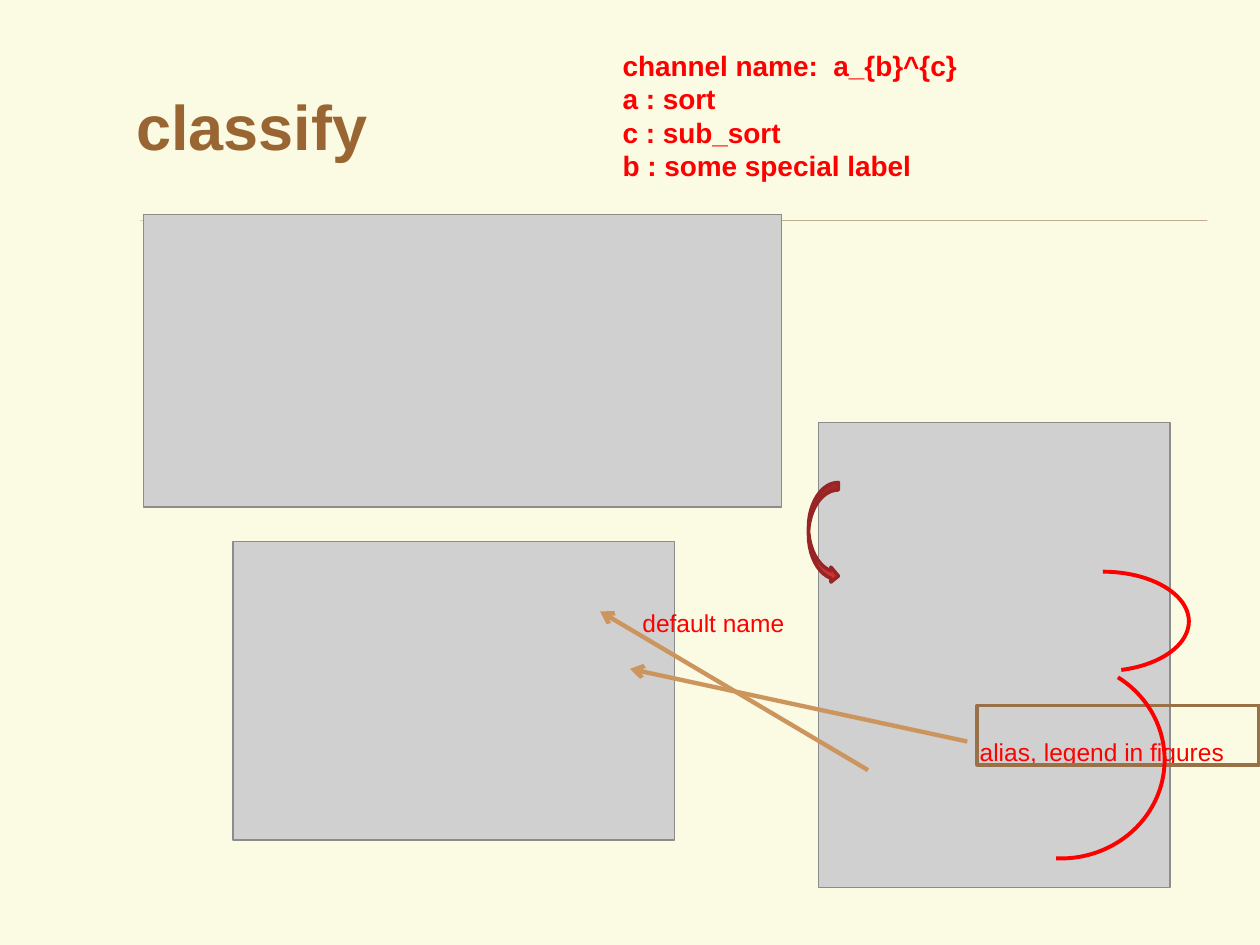
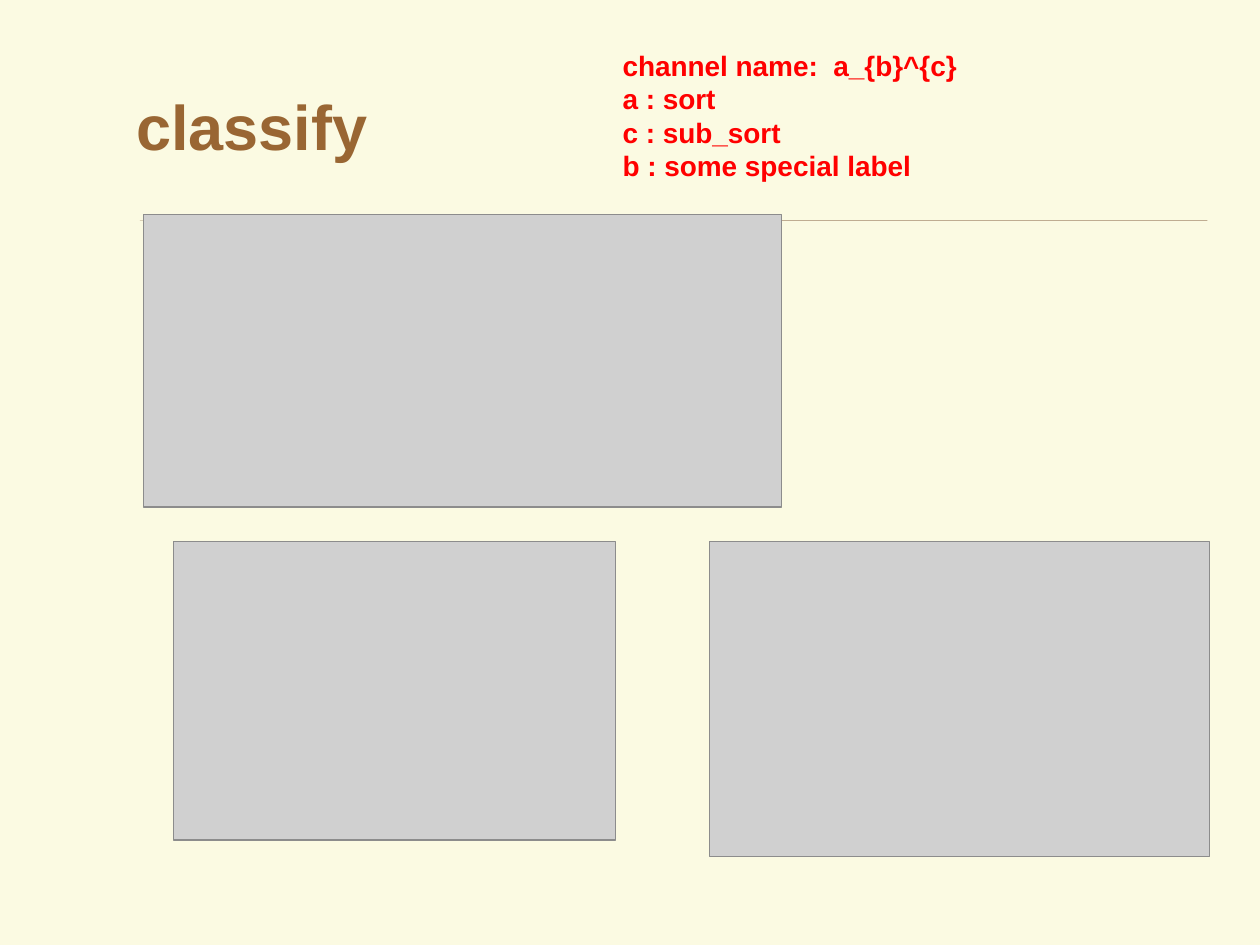
Before and after one commit to YancyW/BASDA, a slide deck: slide 27 of doc/BASDA_Introduction.pptx (slide 16 before the commit). Drawn at 1260x945 pixels with LibreOffice and Linux fonts; fonts in the diff are those of the drawing; grey boxes stand for pictures; background and template pictures are left out. Boxes give left, top, right and bottom in pixels: in the first picture for what was removed or moved away, otherwise in the second. Text is boxed around its words. In the diff, an @@ line names an element or a change of style, - is before the commit and + after.

```diff
--- a/doc/BASDA_Introduction.pptx
+++ b/doc/BASDA_Introduction.pptx
@@ curved right arrow removed at [809,483,839,583] @@
@@ picture: place and size @@
-picture at [233,542,675,840]
+picture at [174,542,616,840]
@@ picture: place and size @@
-picture at [819,423,1171,888]
+picture at [709,542,1210,857]
@@ arc (boxed as its full ellipse) removed at [1017,572,1189,672] @@
@@ arrow removed from (868, 770) to (600, 611) @@
@@ text removed at [642,612,784,637] @@
-default name
@@ arrow removed from (968, 742) to (630, 669) @@
@@ arc (boxed as its full ellipse) removed at [958,662,1166,859] @@
@@ rectangle removed at [978,706,1260,765] @@
@@ text removed at [980,741,1224,766] @@
-alias, legend in figures
```
Also in this commit, not shown: 6 other slides changed, 9 slides added, 1 slide removed, 28 other files.
